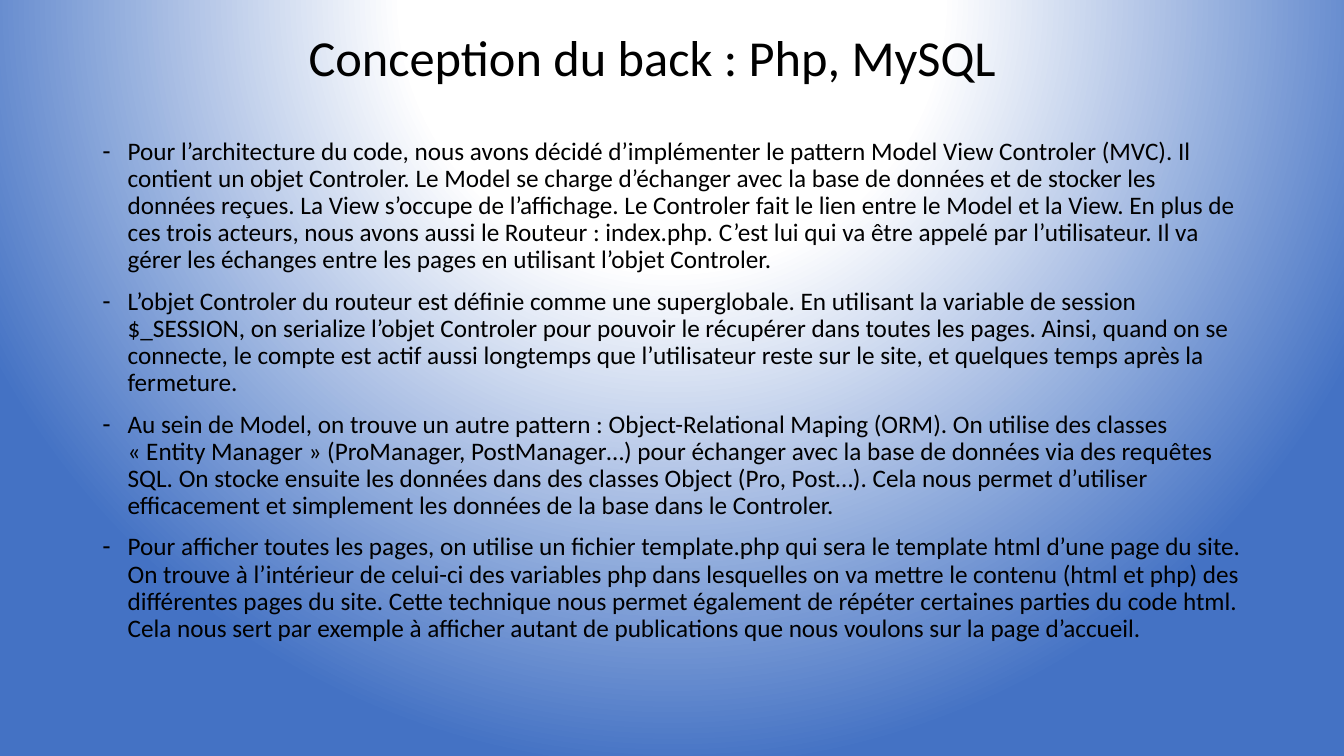
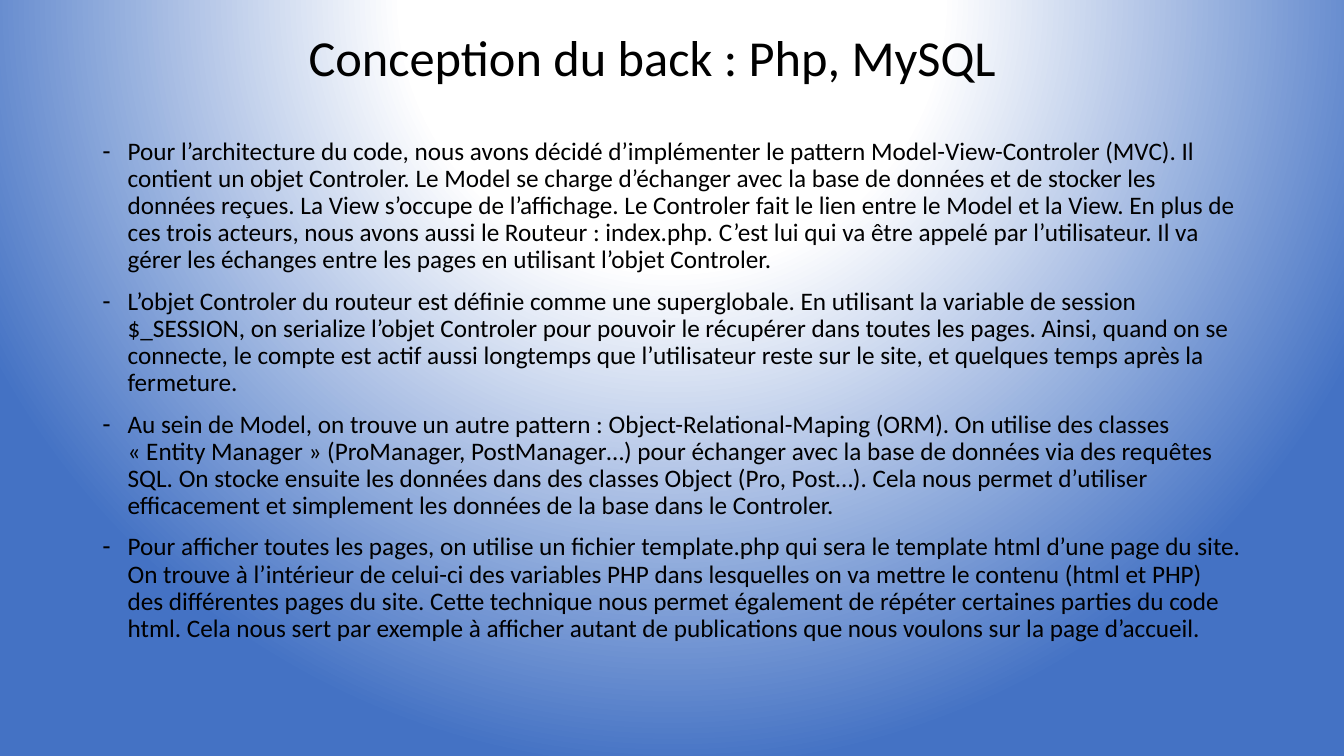
Before and after one commit to Maxtoq/ECELink, a slide deck: slide 4 of Présentation_finale.pptx. Drawn at 1344x756 pixels with LibreOffice and Linux fonts; fonts in the diff are those of the drawing. Boxes give left, top, right and bottom in pixels: in the first picture for what was removed or moved away, otherwise in the second. Text is boxed around its words. In the diff, an @@ line names an element or a change of style, - is before the commit and + after.

```diff
--- a/Présentation_finale.pptx
+++ b/Présentation_finale.pptx
@@ text at (128, 139, 1234, 273): text changed @@
-– Pour l’architecture du code, nous avons décidé d’implémenter le pattern Model View Controler (MVC). Il contient un objet Controler. Le Model se charge d’échanger avec la base de données et de stocker les données reçues. La View s’occupe de l’affichage. Le Controler fait le lien entre le Model et la View. En plus de ces trois acteurs, nous avons aussi le Routeur : index.php. C’est lui qui va être appelé par l’utilisateur. Il va gérer les échanges entre les pages en utilisant l’objet Controler.
+– Pour l’architecture du code, nous avons décidé d’implémenter le pattern Model-View-Controler (MVC). Il contient un objet Controler. Le Model se charge d’échanger avec la base de données et de stocker les données reçues. La View s’occupe de l’affichage. Le Controler fait le lien entre le Model et la View. En plus de ces trois acteurs, nous avons aussi le Routeur : index.php. C’est lui qui va être appelé par l’utilisateur. Il va gérer les échanges entre les pages en utilisant l’objet Controler.
@@ text at (128, 414, 1240, 642): text changed @@
-– Au sein de Model, on trouve un autre pattern : Object-Relational Maping (ORM). On utilise des classes « Entity Manager » (ProManager, PostManager…) pour échanger avec la base de données via des requêtes SQL. On stocke ensuite les données dans des classes Object (Pro, Post…). Cela nous permet d’utiliser efficacement et simplement les données de la base dans le Controler.
-– Pour afficher toutes les pages, on utilise un fichier template.php qui sera le template html d’une page du site. On trouve à l’intérieur de celui-ci des variables php dans lesquelles on va mettre le contenu (html et php) des différentes pages du site. Cette technique nous permet également de répéter certaines parties du code html. Cela nous sert par exemple à afficher autant de publications que nous voulons sur la page d’accueil.
+– Au sein de Model, on trouve un autre pattern : Object-Relational-Maping (ORM). On utilise des classes « Entity Manager » (ProManager, PostManager…) pour échanger avec la base de données via des requêtes SQL. On stocke ensuite les données dans des classes Object (Pro, Post…). Cela nous permet d’utiliser efficacement et simplement les données de la base dans le Controler.
+– Pour afficher toutes les pages, on utilise un fichier template.php qui sera le template html d’une page du site. On trouve à l’intérieur de celui-ci des variables PHP dans lesquelles on va mettre le contenu (html et PHP) des différentes pages du site. Cette technique nous permet également de répéter certaines parties du code html. Cela nous sert par exemple à afficher autant de publications que nous voulons sur la page d’accueil.
```
Also in this commit, not shown: 9 other slides changed.
